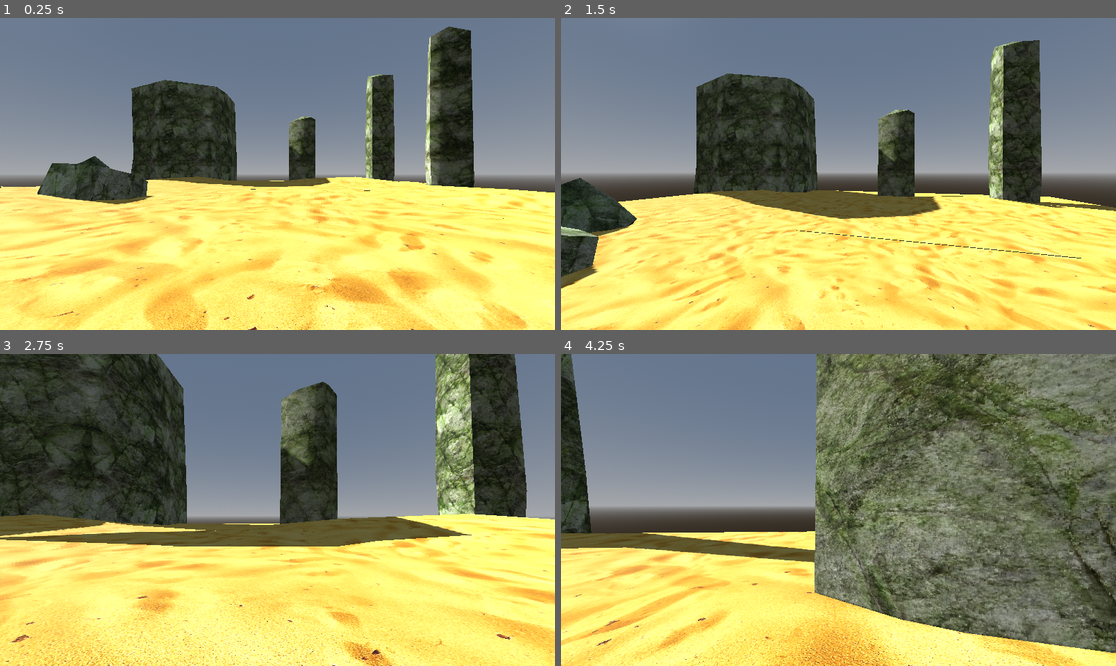
Above: before the commit, frames 1-4 (two rows, left to right).
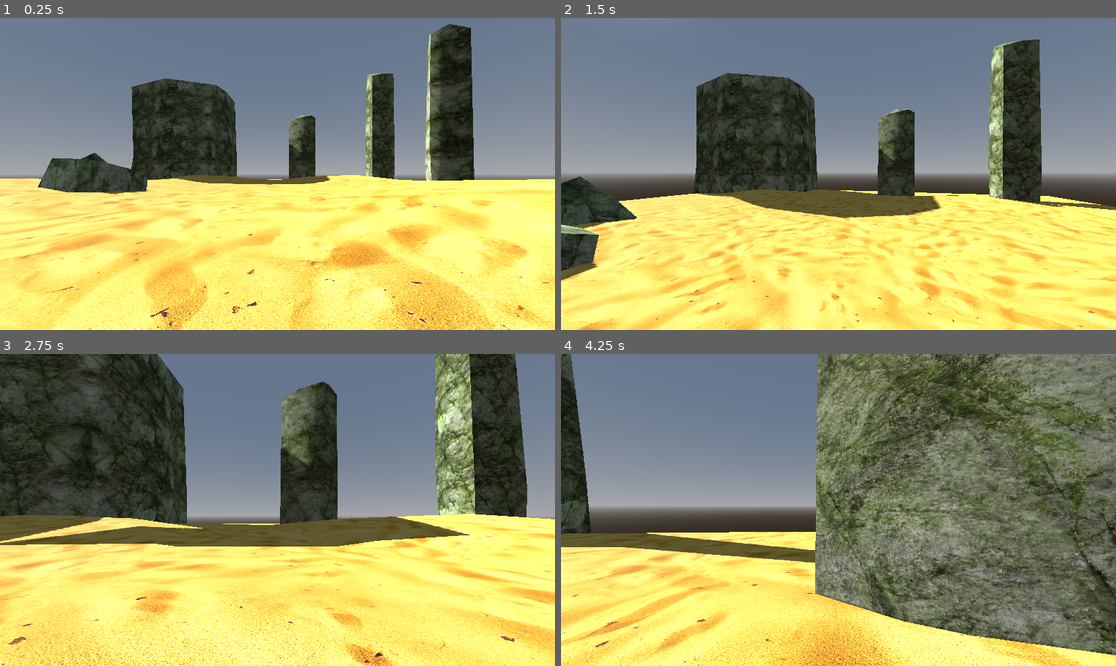
Above: after the commit, the same moments.

Repository: DavidWalshCode/Eldritch-Echoes
Game: Godot game, scene res://world.tscn
Same seed, same stepped clock (60 frames per second), same inputs: the game is played once before the commit and once after it.
Inputs (mouse positions are in pixels of both pictures, inside the frame that each line leads up to):
- Up to frame 1 (0.25 s): no input
- Up to frame 2 (1.5 s): tap Enter at 0.5 s; move the mouse to (866, 174) at 0.52 s; hold W (move_forwards) from 0.53 s (still down); tap Space (jump) at 0.77 s; move the mouse to (810, 174) at 1.27 s
- Up to frame 3 (2.75 s): keep holding W (move_forwards); tap Space (jump) at 1.52 s; move the mouse to (288, 503) at 2.02 s
- Up to frame 4 (4.25 s): keep holding W (move_forwards); move the mouse to (832, 516) at 2.77 s; tap Space (jump) at 3.02, 3.77 s; move the mouse to (877, 513) at 3.52 s

The runs differ from the first frame. In frame 1, 24% of the frame differs, in the area x 0-100%, y 1-100%; in frame 2, 11%; in frame 3, 9.1%; in frame 4, 20%.

Commit message:
Updating test environment

Diff:
--- a/world.tscn
+++ b/world.tscn
@@ -46,26 +46,17 @@
 [node name="RockPillar4" parent="Environment" instance=ExtResource("3_yanjp")]
 transform = Transform3D(0.813121, 0, -0.582095, 0, 1, 0, 0.582095, 0, 0.813121, -58.6838, -10.5387, 2.29557)
 
-[node name="Sand" parent="Environment" instance=ExtResource("4_74k3i")]
-transform = Transform3D(1, 0, 0, 0, 1, 0, 0, 0, 1, 0.0843353, -7.62939e-06, 0.0469475)
+[node name="Sand5" parent="Environment" instance=ExtResource("4_74k3i")]
+transform = Transform3D(2, 0, 0, 0, 2, 0, 0, 0, 2, -49.8831, -7.62939e-06, -9.95305)
 
-[node name="Sand2" parent="Environment" instance=ExtResource("4_74k3i")]
-transform = Transform3D(1, 0, 0, 0, 1, 0, 0, 0, 1, -19.7929, -7.62939e-06, 0.0469475)
-
-[node name="Sand3" parent="Environment" instance=ExtResource("4_74k3i")]
-transform = Transform3D(1, 0, 0, 0, 1, 0, 0, 0, 1, 0.0843353, -7.62939e-06, -19.9531)
-
-[node name="Sand4" parent="Environment" instance=ExtResource("4_74k3i")]
-transform = Transform3D(1, 0, 0, 0, 1, 0, 0, 0, 1, -19.9157, -7.62939e-06, -19.9531)
-
-[node name="Sand5" parent="Environment" instance=ExtResource("4_74k3i")]
-transform = Transform3D(2, 0, 0, 0, 2, 0, 0, 0, 2, -49.9157, -7.62939e-06, -9.95305)
+[node name="Sand8" parent="Environment" instance=ExtResource("4_74k3i")]
+transform = Transform3D(-8.74228e-08, 0, -2, 0, 2, 0, 2, 0, -8.74228e-08, -10.0018, -7.62939e-06, -9.95305)
 
 [node name="Sand6" parent="Environment" instance=ExtResource("4_74k3i")]
-transform = Transform3D(2, 0, 0, 0, 2, 0, 0, 0, 2, -49.9157, -7.62939e-06, 30.0469)
+transform = Transform3D(-2, 0, -1.74846e-07, 0, 2, 0, 1.74846e-07, 0, -2, -49.9157, -7.62939e-06, 30.0469)
 
 [node name="Sand7" parent="Environment" instance=ExtResource("4_74k3i")]
-transform = Transform3D(2, 0, 0, 0, 2, 0, 0, 0, 2, -9.91566, -7.62939e-06, 30.0469)
+transform = Transform3D(-8.74228e-08, 0, -2, 0, 2, 0, 2, 0, -8.74228e-08, -9.91566, -7.62939e-06, 30.0469)
 
 [node name="WorldEnvironment" type="WorldEnvironment" parent="."]
 environment = SubResource("Environment_ublyh")
